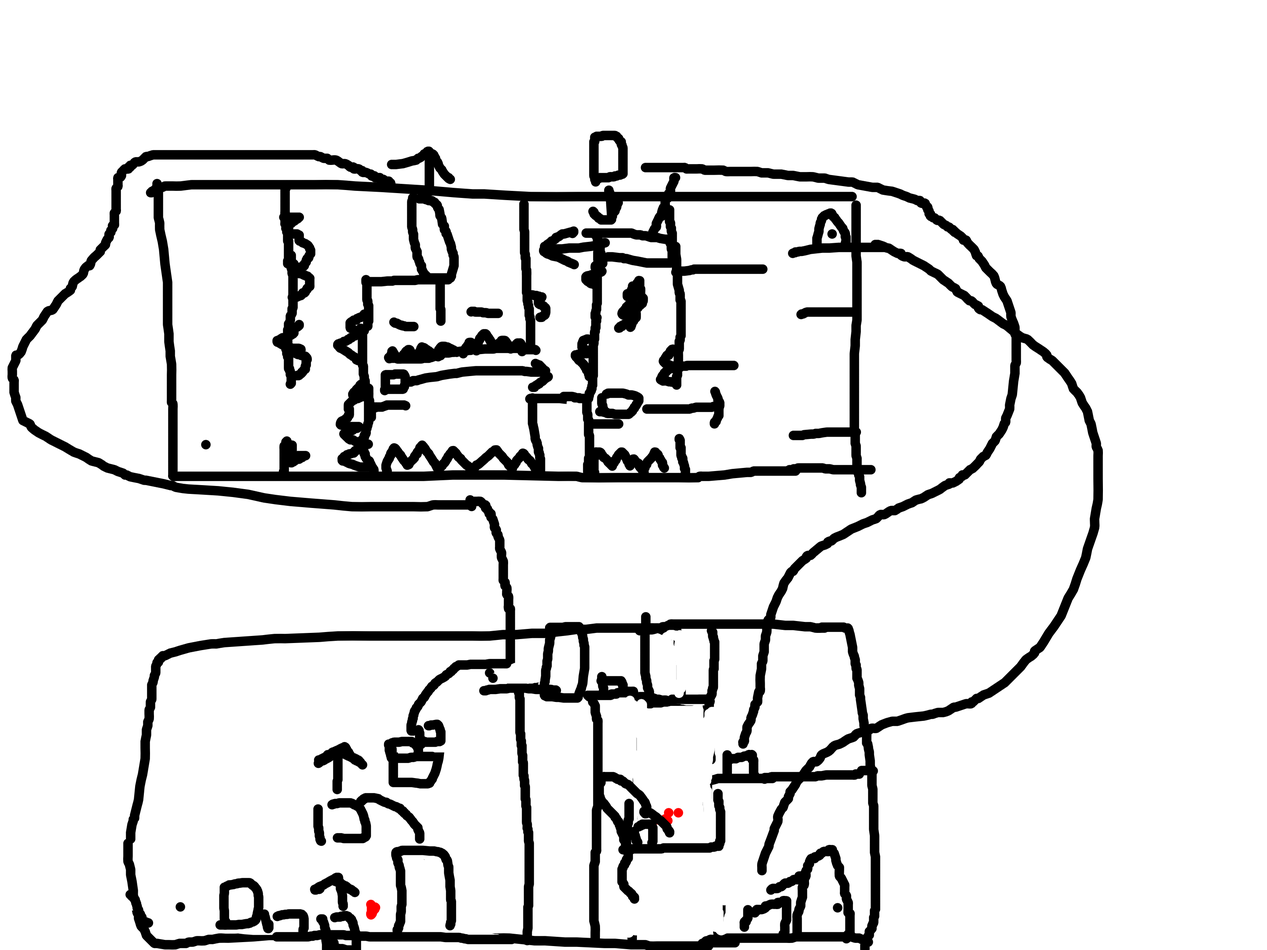
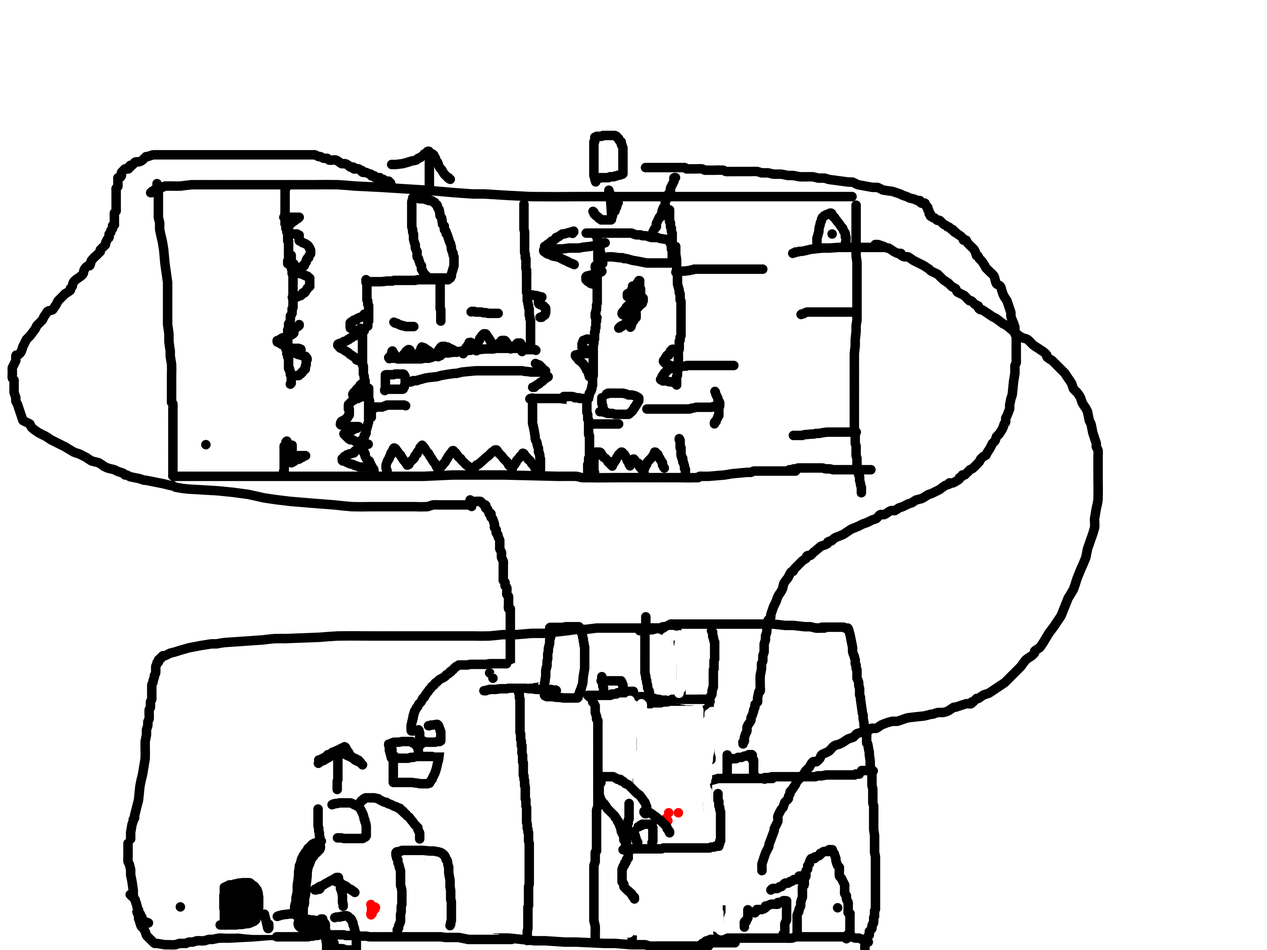
The second (1267, 950) image is a revision of the first. Changes to its layers:
painted on "Paint Layer 1" over left=228, top=837, right=331, bottom=933
